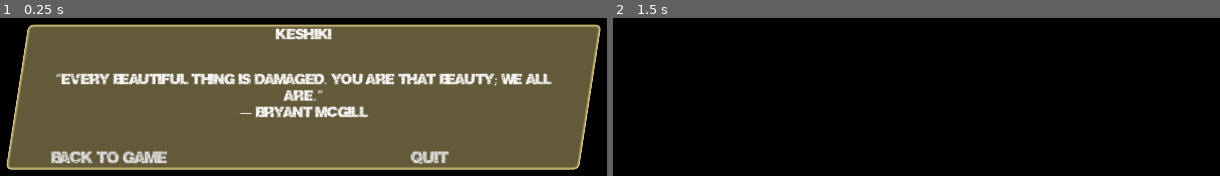
Above: before the commit, frames 1-2 (left to right).
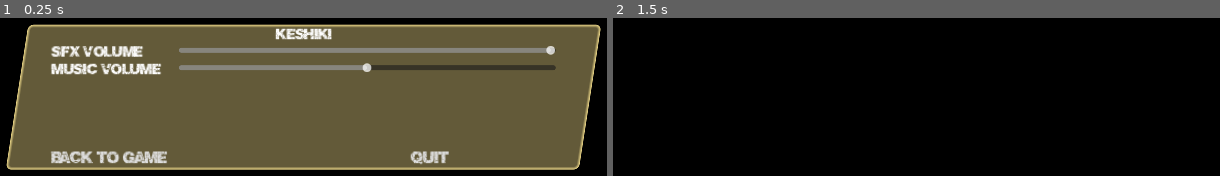
Above: after the commit, the same moments.

Repository: feyrkh/Exploratory
Game: Godot game, scene res://menu/PauseMenu.tscn
Two runs of this game, one before a commit and one after it. Both use one fixed random seed, a clock stepped at 60 frames per second and the inputs below. This scene is started directly instead of the project's main scene. Sound files missing from this copy of the repository are replaced by a short silence.
Inputs (mouse positions are in pixels of both pictures, inside the frame that each line leads up to):
- Up to frame 1 (0.25 s): no input
- Up to frame 2 (1.5 s): tap Enter at 0.5 s; move the mouse to (1104, 76) at 0.52 s; hold D (right) 0.53-1.25 s; tap Space (add_crack) at 0.6 s; click (1104, 76) at 0.67 s; click "Back to game" at 1.25 s

The runs differ from the first frame. In frame 1, 12% of the frame differs, in the area x 8-92%, y 17-64%; in frame 2, nothing differs.

Commit message:
Background music, volume control

Diff:
--- a/menu/PauseMenu.gd
+++ b/menu/PauseMenu.gd
@@ -17,7 +17,7 @@
 	"“The secret to becoming unbreakable is realizing that you are already broken. We all are.”\n— Brant Menswar",
 	"“I love the idea that an accident can be an occasion to make something more delightful, not less so.”\n— Ingrid Fetell Lee",
 	"“Every beautiful thing is damaged. You are that beauty; we all are.”\n— Bryant McGill",
-	"“I sit and pick up those pieces with their renewed essence and identities, with their flawed edges and imperfections, and join them together like Kintsugi, displaying the damages with pride.”\n— Rubina",
+	"“I sit and pick up those pieces with their renewed essence and identities, with their flawed edges and imperfections, and join them together like Kintsugi, displaying the damages with pride.”\n— Rubina Ruhee",
 	"“In repairing the object you really ended up loving it more, because you now knew its eagerness to be reassembled, and in running a fingertip over its surface you alone could feel its many cracks – a bond stronger than mere possession.”\n— Nicholson Baker",
 	"“It doesn’t hide the cracks, but embraces it, seeing it as integral to the object’s history, and rebuilds something new.”\n— Sidhanta Patnaik",
 	"“World is imperfect. Life is imperfect. You are imperfect. I’m imperfect. All are Kintsugi.”",
@@ -37,6 +37,8 @@
 	if Global.game_mode != "zen":
 		find_child("QuitAndSaveButton").visible = false
 		find_child("QuitAndDiscardButton").text = "quit"
+	find_child("SfxVolume").value = AudioPlayerPool.audio_config.get_config(AudioPlayerPool.SFX_VOLUME_PCT)
+	find_child("MusicVolume").value = AudioPlayerPool.audio_config.get_config(AudioPlayerPool.MUSIC_VOLUME_PCT)
 	find_child("QuoteLabel").text = quotes.pick_random()
 	get_tree().paused = true
 
@@ -60,3 +62,10 @@
 	close.emit()
 	save_game.emit()
 	exit_game.emit()
+
+
+func _on_sfx_volume_value_changed(value):
+	Global.setting_changed.emit(AudioPlayerPool.SFX_VOLUME_PCT, AudioPlayerPool.audio_config.get_config(AudioPlayerPool.SFX_VOLUME_PCT), value)
+
+func _on_music_volume_value_changed(value):
+	Global.setting_changed.emit(AudioPlayerPool.MUSIC_VOLUME_PCT, AudioPlayerPool.audio_config.get_config(AudioPlayerPool.MUSIC_VOLUME_PCT), value)
--- a/menu/PauseMenu.tscn
+++ b/menu/PauseMenu.tscn
@@ -36,6 +36,7 @@
 autowrap_mode = 2
 
 [node name="QuoteLabel" type="Label" parent="PanelContainer/VBoxContainer"]
+visible = false
 custom_minimum_size = Vector2(500, 0)
 layout_mode = 2
 size_flags_vertical = 6
@@ -43,6 +44,48 @@
 horizontal_alignment = 1
 vertical_alignment = 1
 autowrap_mode = 2
+
+[node name="VBoxContainer" type="VBoxContainer" parent="PanelContainer/VBoxContainer"]
+layout_mode = 2
+size_flags_vertical = 3
+
+[node name="HBoxContainer" type="HBoxContainer" parent="PanelContainer/VBoxContainer/VBoxContainer"]
+layout_mode = 2
+
+[node name="TitleLabel" type="Label" parent="PanelContainer/VBoxContainer/VBoxContainer/HBoxContainer"]
+custom_minimum_size = Vector2(200, 0)
+layout_mode = 2
+size_flags_horizontal = 0
+size_flags_vertical = 0
+theme_override_font_sizes/font_size = 20
+text = "SFX Volume"
+vertical_alignment = 1
+autowrap_mode = 2
+
+[node name="SfxVolume" type="HSlider" parent="PanelContainer/VBoxContainer/VBoxContainer/HBoxContainer"]
+layout_mode = 2
+size_flags_horizontal = 3
+max_value = 1.0
+step = 0.01
+
+[node name="HBoxContainer2" type="HBoxContainer" parent="PanelContainer/VBoxContainer/VBoxContainer"]
+layout_mode = 2
+
+[node name="TitleLabel" type="Label" parent="PanelContainer/VBoxContainer/VBoxContainer/HBoxContainer2"]
+custom_minimum_size = Vector2(200, 0)
+layout_mode = 2
+size_flags_horizontal = 0
+size_flags_vertical = 0
+theme_override_font_sizes/font_size = 20
+text = "Music Volume"
+vertical_alignment = 1
+autowrap_mode = 2
+
+[node name="MusicVolume" type="HSlider" parent="PanelContainer/VBoxContainer/VBoxContainer/HBoxContainer2"]
+layout_mode = 2
+size_flags_horizontal = 3
+max_value = 1.0
+step = 0.01
 
 [node name="HBoxContainer" type="HBoxContainer" parent="PanelContainer/VBoxContainer"]
 layout_mode = 2
@@ -67,6 +110,8 @@
 text = "Save and quit"
 alignment = 2
 
+[connection signal="value_changed" from="PanelContainer/VBoxContainer/VBoxContainer/HBoxContainer/SfxVolume" to="." method="_on_sfx_volume_value_changed"]
+[connection signal="value_changed" from="PanelContainer/VBoxContainer/VBoxContainer/HBoxContainer2/MusicVolume" to="." method="_on_music_volume_value_changed"]
 [connection signal="pressed" from="PanelContainer/VBoxContainer/HBoxContainer/ReturnButton" to="." method="_on_return_button_pressed"]
 [connection signal="pressed" from="PanelContainer/VBoxContainer/HBoxContainer/QuitAndDiscardButton" to="." method="_on_quit_and_discard_button_pressed"]
 [connection signal="pressed" from="PanelContainer/VBoxContainer/HBoxContainer/QuitAndSaveButton" to="." method="_on_quit_and_save_button_pressed"]
--- a/pottery/ArcheologyItem.gd
+++ b/pottery/ArcheologyItem.gd
@@ -1,7 +1,7 @@
 extends RigidBody2D
 class_name ArcheologyItem
 
-const TOO_SMALL_POLYGON_AREA := 65
+const TOO_SMALL_POLYGON_AREA := 55
 const TOO_SMALL_POLYGON_EDGE_RATIO := 0.9
 const DRAG_SPEED := 15
 
@@ -926,21 +926,25 @@
 
 var next_clink_time = {}
 func _on_body_entered(body):
-	if !body is ArcheologyItem:
+	if !body is ArcheologyItem or loading or is_display or shattering_in_progress or body.shattering_in_progress or body.loading:
 		return
 	if next_clink_time.get(body, 0) < Time.get_ticks_msec():
-		print(body, " and ", self, " clinking at ", Time.get_ticks_msec())
+		var relative_velocity = (linear_velocity - body.linear_velocity).length() + abs(angular_velocity - body.angular_velocity) * 30
+		if relative_velocity == 0:
+			return
+		var volume_adjustment = max(0.4, min(1.0, relative_velocity / 1500.0))
+		print(body, " and ", self, " clinking at ", Time.get_ticks_msec(), " with velocity ", relative_velocity, " and volume ", volume_adjustment)
 		var other_area = body.area
 		var area_ratio = min(other_area, area) / max(other_area, area)
 		var pitch = 1.6 - area_ratio*1.1 + randf_range(-0.1, 0.1)
-		AudioPlayerPool.play(preload("res://sfx/clink3.mp3"), pitch)
-	print(body, " and ", self, " refreshing connection at ", Time.get_ticks_msec())
+		AudioPlayerPool.play(preload("res://sfx/clink3.mp3"), pitch, volume_adjustment)
+	#print(body, " and ", self, " refreshing connection at ", Time.get_ticks_msec())
 	next_clink_time[body] = Time.get_ticks_msec() + 30000
 	body.next_clink_time[self] = Time.get_ticks_msec() + 30000
 
 func _on_body_exited(body):
 	if !body is ArcheologyItem:
 		return
-	print(body, " and ", self, " separating at ", Time.get_ticks_msec())
+	#print(body, " and ", self, " separating at ", Time.get_ticks_msec())
 	next_clink_time[body] = Time.get_ticks_msec() + 300
 	body.next_clink_time[self] = Time.get_ticks_msec() + 300
--- a/pottery/CleaningTable.tscn
+++ b/pottery/CleaningTable.tscn
@@ -39,15 +39,9 @@
 
 [node name="CanvasLayer" type="CanvasLayer" parent="."]
 
-[node name="PopupContainer" type="Control" parent="CanvasLayer"]
-layout_mode = 3
-anchors_preset = 0
-offset_right = 40.0
-offset_bottom = 40.0
-
 [node name="FadeRect" type="ColorRect" parent="CanvasLayer"]
 visible = false
-z_index = 4096
+z_index = 4095
 offset_left = -1093.0
 offset_top = -390.0
 offset_right = 5176.0
@@ -64,6 +58,13 @@
 text = "Loading...."
 horizontal_alignment = 1
 vertical_alignment = 1
+
+[node name="PopupContainer" type="Control" parent="CanvasLayer"]
+z_index = 4096
+layout_mode = 3
+anchors_preset = 0
+offset_right = 40.0
+offset_bottom = 40.0
 
 [node name="GameTimer" type="PanelContainer" parent="CanvasLayer" node_paths=PackedStringArray("piece_container")]
 offset_left = 278.0
--- a/pottery/GlueContainer.gd
+++ b/pottery/GlueContainer.gd
@@ -74,7 +74,7 @@
 	var child2 = get_parent().visual_polygons[child2_idx]
 	#print("clipping a ", child2_idx, " (visual polygon) hole out of ", child1_idx)
 	var global_polygon1 = global_polygon(child1)
-	var global_polygon2 = Geometry2D.offset_polygon(global_polygon(child2), 0.05)
+	var global_polygon2 = Geometry2D.offset_polygon(global_polygon(child2), -0.05)
 	_clip_glue_polygon(child1, global_polygon1, global_polygon2)
 
 func handle_clipping():
--- a/util/AudioPlayerPool.gd
+++ b/util/AudioPlayerPool.gd
@@ -1,34 +1,64 @@
 extends Node
 
 @export var max_players_in_pool:int = 10
-var volume_adjustment = 0
+@export var background_music_list:Array[String] = ["res://music/Namaste.mp3", "res://music/OnWaldenPond.mp3", "res://music/Transcend.mp3", "res://music/Beautiful Daughter.mp3"]
+
+@onready var musicPlayer1 = $MusicPlayer1
+@onready var musicPlayer2 = $MusicPlayer2
+
+const SFX_VOLUME_PCT := "sfx_volume"
+const MUSIC_VOLUME_PCT := "music_volume"
+const MIN_VOLUME := 0.0
+const MAX_VOLUME := 1.0
 
 var players = []
-var audioConfig := SettingsFile.new("user://audio.cfg", {
-	"sfx_volume": 100
+var audio_config := SettingsFile.new("user://audio.cfg", {
+	SFX_VOLUME_PCT: 1.0,
+	MUSIC_VOLUME_PCT: 0.5,
 })
 
+# music crossfading stuff
+var fade_counter:float = 0
+var seconds_to_fade = 3
+var fading = false
+var music_positions = {}
+var musicPlayer1_file = ""
+var musicPlayer2_file
+var fade_up_per_sec = 0
+var fade_down_per_sec = 0
+var expected_next_volume = 0
+var expected_cur_volume = 0
+var next_background_music_index = 0
+var crossfade_time = 5
+
 func _ready():
+	background_music_list.shuffle()
 	get_first_free_player()
-	volume_adjustment = get_decibels_for_volume_percentage(audioConfig.get_config("sfx_volume"))
 	Global.setting_changed.connect(on_setting_change)
+	cross_fade(background_music_list[0], 2, true)
 
 func on_setting_change(setting, old_val, new_val):
-	if setting == "sfx_volume":
-		volume_adjustment = get_decibels_for_volume_percentage(new_val)
+	if setting == SFX_VOLUME_PCT:
+		audio_config.set_config(SFX_VOLUME_PCT, new_val)
+		audio_config.save_config()
+		var volume = get_decibels_for_volume_percentage(new_val)
 		for player in players:
-			player.volume_db = volume_adjustment
+			player.volume_db = volume
+	if setting == MUSIC_VOLUME_PCT:
+		audio_config.set_config(MUSIC_VOLUME_PCT, new_val)
+		audio_config.save_config()
+		musicPlayer1.volume_db = get_decibels_for_volume_percentage(new_val * expected_cur_volume)
+		musicPlayer2.volume_db = get_decibels_for_volume_percentage(new_val * expected_next_volume)
 
-static func get_decibels_for_volume_percentage(volume_percent): # 0 - 100.0 range, usually
+static func get_decibels_for_volume_percentage(volume_percent): # 0 - 1.0 range for pct, translates to -80 to 0 decibel adjustment
 	if volume_percent <= 0:
 		return -80
-	volume_percent = volume_percent / 100.0
-	return (60.0 * volume_percent) - 60 # range goes from -80 decibels (silent?) to 0 (normal) or higher (really loud)
+	return (50.0 * volume_percent) - 50 # range goes from -80 decibels (silent?) to 0 (normal) or higher (really loud)
 
-func play(stream_file, pitch=1.0):
+func play(stream_file, pitch:=1.0, single_play_volume_adjustment:=1.0):
 	var player:AudioStreamPlayer = get_first_free_player()
 	player.pitch_scale = pitch
-	player.volume_db = volume_adjustment
+	player.volume_db = get_decibels_for_volume_percentage(audio_config.get_config(SFX_VOLUME_PCT) * single_play_volume_adjustment)
 	if stream_file is String:
 		player.stream = load(stream_file)
 	else:
@@ -45,3 +75,74 @@
 	players.append(new_player)
 	add_child(new_player)
 	return new_player
+
+func cross_fade(new_music_file, crossfade_time, new_music_saves_position=true):
+	if fading:
+		swap_players()
+	musicPlayer2_file = new_music_file
+	music_positions[musicPlayer1_file] = musicPlayer1.get_playback_position()
+	fade_counter = crossfade_time
+	musicPlayer2.stop()
+	musicPlayer2.stream = load(new_music_file)
+	set_next_volume(0.0)
+	fade_up_per_sec = (MAX_VOLUME - MIN_VOLUME)/crossfade_time
+	fade_down_per_sec = (expected_cur_volume - MIN_VOLUME)/crossfade_time
+	var start_position = 0.0
+	if new_music_saves_position:
+		start_position = music_positions.get(new_music_file, 0.0)
+		print("Resuming ", new_music_file, " at ", start_position)
+	else:
+		print("Resuming ", new_music_file, " from the beginning, always")
+	musicPlayer2.play(start_position)
+	fading = true
+	set_process(true)
+
+func check_background_music():
+	if background_music_list.size() == 0:
+		return
+	else:
+		if !musicPlayer1.playing and !musicPlayer2.playing:
+			cross_fade(background_music_list[next_background_music_index], 2, false)
+			next_background_music_index = (next_background_music_index + 1) % background_music_list.size()
+		elif musicPlayer1.playing and !fading and musicPlayer1.get_playback_position() > musicPlayer1.stream.get_length() - crossfade_time:
+			next_background_music_index = (next_background_music_index + 1) % background_music_list.size()
+			cross_fade(background_music_list[next_background_music_index], crossfade_time, false)
+
+func _process(delta):
+	set_next_volume(min(MAX_VOLUME, expected_next_volume + fade_up_per_sec * delta))
+	set_cur_volume(max(MIN_VOLUME, expected_cur_volume - fade_down_per_sec * delta))
+	if expected_next_volume == MAX_VOLUME:
+		music_positions[musicPlayer1_file] = musicPlayer1.get_playback_position()
+		print("Crossfade finished, pausing ", musicPlayer1_file, " at ", musicPlayer1.get_playback_position())
+		musicPlayer1.stop()
+		swap_players()
+		fading = false
+		set_process(false)
+
+func set_next_volume(amt):
+	if expected_next_volume != amt:
+		expected_next_volume = amt
+		musicPlayer2.volume_db = get_decibels_for_volume_percentage(audio_config.get_config(MUSIC_VOLUME_PCT) * expected_next_volume)
+		#print("Next volume: ", amt, " (actual: ", musicPlayer2.volume_db, ")")
+
+func set_cur_volume(amt):
+	if expected_cur_volume != amt:
+		expected_cur_volume = amt
+		musicPlayer1.volume_db = get_decibels_for_volume_percentage(audio_config.get_config(MUSIC_VOLUME_PCT) * expected_cur_volume)
+		#print("Cur volume: ", amt, " (actual: ", musicPlayer1.volume_db, ")")
+
+func swap_players():
+	var tmp = musicPlayer1
+	musicPlayer1 = musicPlayer2
+	musicPlayer2 = tmp
+	tmp = musicPlayer1_file
+	musicPlayer1_file = musicPlayer2_file
+	musicPlayer2_file = tmp
+	tmp = expected_cur_volume
+	expected_cur_volume = expected_next_volume
+	expected_next_volume = tmp
+	print("Swapped music players - cur=", musicPlayer1_file, ", next=", musicPlayer2_file)
+
+
+func _on_timer_timeout():
+	check_background_music()
--- a/util/AudioPlayerPool.tscn
+++ b/util/AudioPlayerPool.tscn
@@ -4,3 +4,14 @@
 
 [node name="AudioPlayerPool" type="Node"]
 script = ExtResource("1_mkr3f")
+
+[node name="MusicPlayer1" type="AudioStreamPlayer" parent="."]
+process_mode = 3
+
+[node name="MusicPlayer2" type="AudioStreamPlayer" parent="."]
+process_mode = 3
+
+[node name="Timer" type="Timer" parent="."]
+autostart = true
+
+[connection signal="timeout" from="Timer" to="." method="_on_timer_timeout"]
--- a/util/SettingsFile.gd
+++ b/util/SettingsFile.gd
@@ -11,6 +11,7 @@
 	self.config_path = filename
 	self.defaults = defaults
 	self.section = section
+	load_config()
 
 func get_config(key:String, default_value=null):
 	return config_file.get_value(section, key, default_value if default_value != null else defaults.get(key))
Not shown, added: music/Beautiful Daughter.mp3.import
Not shown, added: music/Namaste.mp3.import
Not shown, added: music/OnWaldenPond.mp3.import
Not shown, added: music/Transcend.mp3.import
Not shown, added: music/credits.txt
Not shown, added: music/Beautiful Daughter.mp3
Not shown, added: music/Namaste.mp3
Not shown, added: music/OnWaldenPond.mp3
Not shown, added: music/Transcend.mp3
